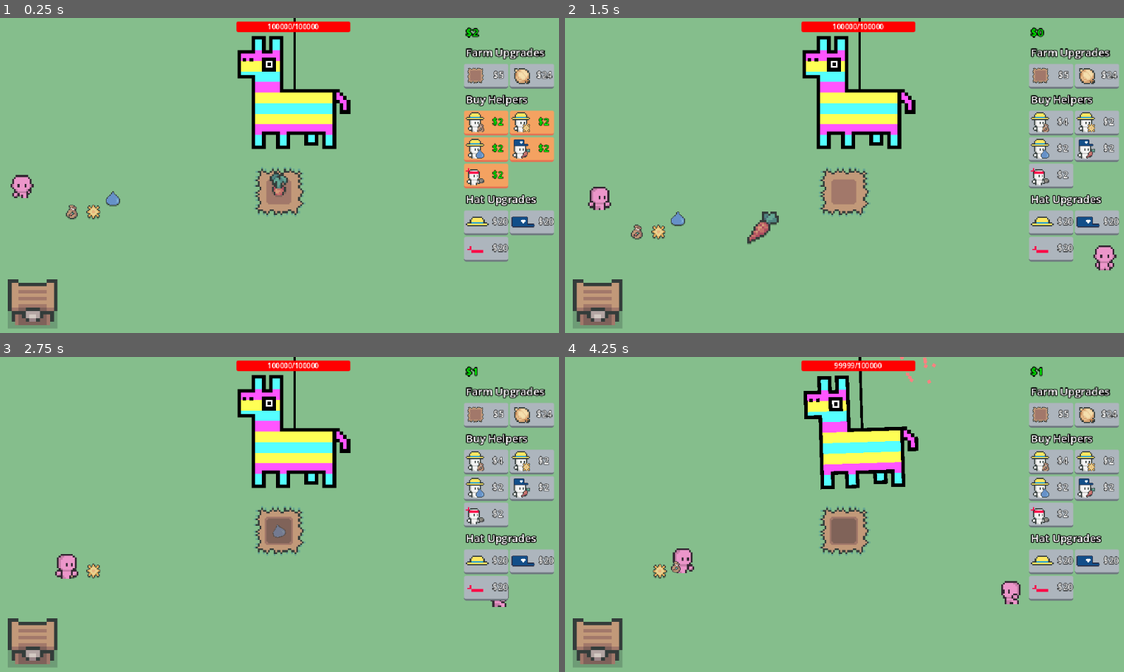
Above: before the commit, frames 1-4 (two rows, left to right).
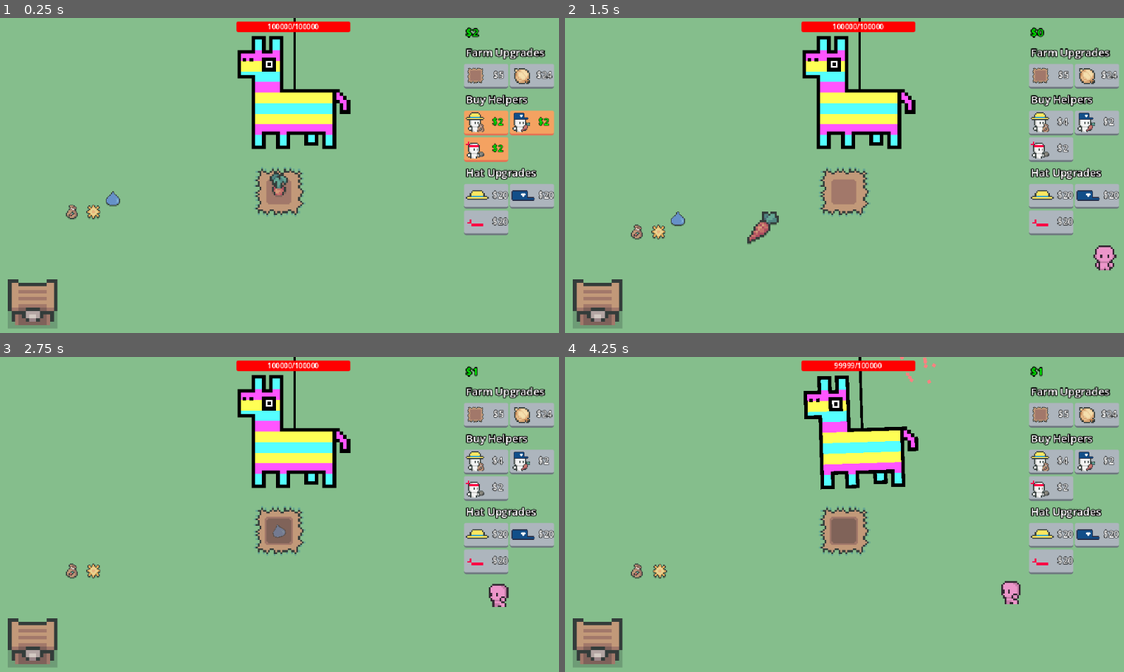
Above: after the commit, the same moments.

Repository: eric-marsh/farminata
Game: Godot game, scene res://scene/scene_switcher.tscn
The game is run twice, just before and just after one commit, with the same random seed, the same clock (stepped at 60 frames per second) and the same inputs. Sound files missing from this copy of the repository are replaced by a short silence.
Inputs (mouse positions are in pixels of both pictures, inside the frame that each line leads up to):
- Up to frame 1 (0.25 s): no input
- Up to frame 2 (1.5 s): click "$2" at 0.5 s; drag from (844, 191) to (598, 301) at 1.27 s
- Up to frame 3 (2.75 s): drag from (111, 558) to (279, 530) at 2.02 s
- Up to frame 4 (4.25 s): move the mouse to (660, 571) at 2.77 s; tap Mouse wheel down (SCROLL_DOWN) at 2.85 s; click (660, 571) at 2.92 s; drag from (827, 432) to (598, 640) at 3.52 s

The runs differ from the first frame. In frame 1, 4.3% of the frame differs, in the area x 1-100%, y 29-78%; in frame 2, 4.3%; in frame 3, 4.3%; in frame 4, 4.4%, in the area x 11-100%, y 29-78%.

Commit message:
cleanup old helper code

Diff:
--- a/scene/canvas_layer.tscn
+++ b/scene/canvas_layer.tscn
@@ -7,9 +7,7 @@
 [ext_resource type="Texture2D" uid="uid://mf5rpqaai70l" path="res://img/helper/delivery_hat.png" id="3_f60wf"]
 [ext_resource type="Texture2D" uid="uid://bjcruqivyg4ue" path="res://img/ui/buy_seed_icon.png" id="3_hpb7r"]
 [ext_resource type="Texture2D" uid="uid://bnividkmflxb2" path="res://img/ui/buy_plot_icon.png" id="3_i30vn"]
-[ext_resource type="Texture2D" uid="uid://x3cff68yuikn" path="res://img/ui/buy_sun_icon.png" id="4_i30vn"]
 [ext_resource type="Texture2D" uid="uid://b3av6rfxcn5ss" path="res://img/helper/attack_hat.png" id="4_vqic1"]
-[ext_resource type="Texture2D" uid="uid://bpnpoj5ugauew" path="res://img/ui/buy_water_icon.png" id="5_ngnek"]
 [ext_resource type="Texture2D" uid="uid://bja3s1pdx3jmv" path="res://img/ui/buy_delivery_icon.png" id="6_c7vqt"]
 [ext_resource type="Texture2D" uid="uid://but6iese2yrbb" path="res://img/ui/buy_attack_icon.png" id="7_5gad3"]
 
@@ -72,7 +70,7 @@
 [node name="HBoxContainer2" type="HBoxContainer" parent="MarginContainer/VBoxContainer"]
 layout_mode = 2
 
-[node name="AddSeedHelperButton" type="Button" parent="MarginContainer/VBoxContainer/HBoxContainer2"]
+[node name="AddFarmerHelper" type="Button" parent="MarginContainer/VBoxContainer/HBoxContainer2"]
 custom_minimum_size = Vector2(48, 24)
 layout_mode = 2
 theme = ExtResource("2_hpb7r")
@@ -81,27 +79,7 @@
 icon = ExtResource("3_hpb7r")
 expand_icon = true
 
-[node name="AddSunHelperButton" type="Button" parent="MarginContainer/VBoxContainer/HBoxContainer2"]
-custom_minimum_size = Vector2(48, 24)
-layout_mode = 2
-theme = ExtResource("2_hpb7r")
-text = "$10"
-icon = ExtResource("4_i30vn")
-expand_icon = true
-
-[node name="HBoxContainer3" type="HBoxContainer" parent="MarginContainer/VBoxContainer"]
-layout_mode = 2
-theme = ExtResource("2_hpb7r")
-
-[node name="AddWaterHelperButton" type="Button" parent="MarginContainer/VBoxContainer/HBoxContainer3"]
-custom_minimum_size = Vector2(48, 24)
-layout_mode = 2
-theme = ExtResource("2_hpb7r")
-text = "$10"
-icon = ExtResource("5_ngnek")
-expand_icon = true
-
-[node name="AddPluckHelperButton" type="Button" parent="MarginContainer/VBoxContainer/HBoxContainer3"]
+[node name="AddPluckHelperButton" type="Button" parent="MarginContainer/VBoxContainer/HBoxContainer2"]
 custom_minimum_size = Vector2(48, 24)
 layout_mode = 2
 theme = ExtResource("2_hpb7r")
@@ -109,11 +87,11 @@
 icon = ExtResource("6_c7vqt")
 expand_icon = true
 
-[node name="HBoxContainer4" type="HBoxContainer" parent="MarginContainer/VBoxContainer"]
+[node name="HBoxContainer3" type="HBoxContainer" parent="MarginContainer/VBoxContainer"]
 layout_mode = 2
 theme = ExtResource("2_hpb7r")
 
-[node name="AddAttackHelperButton" type="Button" parent="MarginContainer/VBoxContainer/HBoxContainer4"]
+[node name="AddAttackHelperButton" type="Button" parent="MarginContainer/VBoxContainer/HBoxContainer3"]
 custom_minimum_size = Vector2(48, 24)
 layout_mode = 2
 theme = ExtResource("2_hpb7r")
@@ -127,10 +105,10 @@
 theme_override_font_sizes/font_size = 12
 text = "Hat Upgrades"
 
-[node name="HBoxContainer5" type="HBoxContainer" parent="MarginContainer/VBoxContainer"]
+[node name="HBoxContainer4" type="HBoxContainer" parent="MarginContainer/VBoxContainer"]
 layout_mode = 2
 
-[node name="AddFarmerHatButton" type="Button" parent="MarginContainer/VBoxContainer/HBoxContainer5"]
+[node name="AddFarmerHatButton" type="Button" parent="MarginContainer/VBoxContainer/HBoxContainer4"]
 custom_minimum_size = Vector2(48, 24)
 layout_mode = 2
 theme = ExtResource("2_hpb7r")
@@ -138,7 +116,7 @@
 icon = ExtResource("2_oc3i3")
 expand_icon = true
 
-[node name="AddDeliveryHatButton" type="Button" parent="MarginContainer/VBoxContainer/HBoxContainer5"]
+[node name="AddDeliveryHatButton" type="Button" parent="MarginContainer/VBoxContainer/HBoxContainer4"]
 custom_minimum_size = Vector2(48, 24)
 layout_mode = 2
 theme = ExtResource("2_hpb7r")
@@ -146,10 +124,10 @@
 icon = ExtResource("3_f60wf")
 expand_icon = true
 
-[node name="HBoxContainer6" type="HBoxContainer" parent="MarginContainer/VBoxContainer"]
+[node name="HBoxContainer5" type="HBoxContainer" parent="MarginContainer/VBoxContainer"]
 layout_mode = 2
 
-[node name="AddAttackHatButton" type="Button" parent="MarginContainer/VBoxContainer/HBoxContainer6"]
+[node name="AddAttackHatButton" type="Button" parent="MarginContainer/VBoxContainer/HBoxContainer5"]
 custom_minimum_size = Vector2(48, 24)
 layout_mode = 2
 theme = ExtResource("2_hpb7r")
@@ -159,11 +137,9 @@
 
 [connection signal="pressed" from="MarginContainer/VBoxContainer/HBoxContainer/PlotButton" to="." method="_on_plot_button_pressed"]
 [connection signal="pressed" from="MarginContainer/VBoxContainer/HBoxContainer/OnionButton" to="." method="_on_onion_button_pressed"]
-[connection signal="pressed" from="MarginContainer/VBoxContainer/HBoxContainer2/AddSeedHelperButton" to="." method="_on_add_seed_helper_button_pressed"]
-[connection signal="pressed" from="MarginContainer/VBoxContainer/HBoxContainer2/AddSunHelperButton" to="." method="_on_add_sun_helper_button_pressed"]
-[connection signal="pressed" from="MarginContainer/VBoxContainer/HBoxContainer3/AddWaterHelperButton" to="." method="_on_add_water_helper_button_pressed"]
-[connection signal="pressed" from="MarginContainer/VBoxContainer/HBoxContainer3/AddPluckHelperButton" to="." method="_on_add_pluck_helper_button_pressed"]
-[connection signal="pressed" from="MarginContainer/VBoxContainer/HBoxContainer4/AddAttackHelperButton" to="." method="_on_add_attack_helper_button_pressed"]
-[connection signal="pressed" from="MarginContainer/VBoxContainer/HBoxContainer5/AddFarmerHatButton" to="." method="_on_farmer_hat_button_pressed"]
-[connection signal="pressed" from="MarginContainer/VBoxContainer/HBoxContainer5/AddDeliveryHatButton" to="." method="_on_delivery_hat_button_pressed"]
-[connection signal="pressed" from="MarginContainer/VBoxContainer/HBoxContainer6/AddAttackHatButton" to="." method="_on_attack_hat_button_pressed"]
+[connection signal="pressed" from="MarginContainer/VBoxContainer/HBoxContainer2/AddFarmerHelper" to="." method="_on_add_farmer_helper_pressed"]
+[connection signal="pressed" from="MarginContainer/VBoxContainer/HBoxContainer2/AddPluckHelperButton" to="." method="_on_add_pluck_helper_button_pressed"]
+[connection signal="pressed" from="MarginContainer/VBoxContainer/HBoxContainer3/AddAttackHelperButton" to="." method="_on_add_attack_helper_button_pressed"]
+[connection signal="pressed" from="MarginContainer/VBoxContainer/HBoxContainer4/AddFarmerHatButton" to="." method="_on_farmer_hat_button_pressed"]
+[connection signal="pressed" from="MarginContainer/VBoxContainer/HBoxContainer4/AddDeliveryHatButton" to="." method="_on_delivery_hat_button_pressed"]
+[connection signal="pressed" from="MarginContainer/VBoxContainer/HBoxContainer5/AddAttackHatButton" to="." method="_on_attack_hat_button_pressed"]
--- a/scene/main.tscn
+++ b/scene/main.tscn
@@ -9,7 +9,6 @@
 [ext_resource type="Script" uid="uid://btvo711v3d32a" path="res://scene/drops_manager.gd" id="6_k65ib"]
 [ext_resource type="Script" uid="uid://b8iivuocvbyjt" path="res://script/helpers_container.gd" id="6_of57s"]
 [ext_resource type="PackedScene" uid="uid://xiwavl2b1sw0" path="res://scene/droppable.tscn" id="7_wscrc"]
-[ext_resource type="PackedScene" uid="uid://c82wwcd2kv076" path="res://scene/helper/helper.tscn" id="8_k65ib"]
 [ext_resource type="PackedScene" uid="uid://pcjs3l3ltyss" path="res://scene/sell_chest.tscn" id="8_of57s"]
 [ext_resource type="PackedScene" uid="uid://c0isrep8hx4u6" path="res://scene/piniata.tscn" id="10_tqoya"]
 
@@ -51,9 +50,6 @@
 [node name="Helpers" type="Node2D" parent="."]
 script = ExtResource("6_of57s")
 
-[node name="Helper" parent="Helpers" instance=ExtResource("8_k65ib")]
-position = Vector2(29, 190)
-
 [node name="CanvasLayer" parent="." instance=ExtResource("5_0ha60")]
 
 [node name="Animations" type="Node2D" parent="."]
--- a/script/canvas_layer.gd
+++ b/script/canvas_layer.gd
@@ -4,16 +4,14 @@
 @onready var plot_button = $MarginContainer/VBoxContainer/HBoxContainer/PlotButton
 @onready var onion_button = $MarginContainer/VBoxContainer/HBoxContainer/OnionButton
 
-@onready var add_seed_helper_button = $MarginContainer/VBoxContainer/HBoxContainer2/AddSeedHelperButton
-@onready var add_sun_helper_button = $MarginContainer/VBoxContainer/HBoxContainer2/AddSunHelperButton
-@onready var add_water_helper_button = $MarginContainer/VBoxContainer/HBoxContainer3/AddWaterHelperButton
-@onready var add_pluck_helper_button = $MarginContainer/VBoxContainer/HBoxContainer3/AddPluckHelperButton
-@onready var add_attack_helper_button = $MarginContainer/VBoxContainer/HBoxContainer4/AddAttackHelperButton
+@onready var add_farmer_helper: Button = $MarginContainer/VBoxContainer/HBoxContainer2/AddFarmerHelper
+@onready var add_pluck_helper_button: Button = $MarginContainer/VBoxContainer/HBoxContainer2/AddPluckHelperButton
+@onready var add_attack_helper_button: Button = $MarginContainer/VBoxContainer/HBoxContainer3/AddAttackHelperButton
 
+@onready var add_farmer_hat_button: Button = $MarginContainer/VBoxContainer/HBoxContainer4/AddFarmerHatButton
+@onready var add_delivery_hat_button: Button = $MarginContainer/VBoxContainer/HBoxContainer4/AddDeliveryHatButton
+@onready var add_attack_hat_button: Button = $MarginContainer/VBoxContainer/HBoxContainer5/AddAttackHatButton
 
-@onready var add_farmer_hat_button = $MarginContainer/VBoxContainer/HBoxContainer5/AddFarmerHatButton
-@onready var add_delivery_hat_button = $MarginContainer/VBoxContainer/HBoxContainer5/AddDeliveryHatButton
-@onready var add_attack_hat_button = $MarginContainer/VBoxContainer/HBoxContainer6/AddAttackHatButton
 
 @onready var money_label = $MarginContainer/VBoxContainer/MoneyLabel
 
@@ -33,16 +31,10 @@
 
 	money_label.text = "$" + str(money)
 
-
-
-
-
 	var helper_data = [
-		{ "type": Enum.Upgrade_Type.AddSeedHelper, "node": add_seed_helper_button, "count": State.num_seed_helpers, "icon": "🌱" },
-		{ "type": Enum.Upgrade_Type.AddSunHelper, "node": add_sun_helper_button, "count": State.num_sun_helpers, "icon": "☀️" },
-		{ "type": Enum.Upgrade_Type.AddWaterHelper, "node": add_water_helper_button, "count": State.num_water_helpers, "icon": "💧" },
-		{ "type": Enum.Upgrade_Type.AddPluckHelper, "node": add_pluck_helper_button, "count": State.num_pluck_helpers, "icon": "🥕" },
-		{ "type": Enum.Upgrade_Type.AddAttackHelper, "node": add_attack_helper_button, "count": State.num_attack_helpers, "icon": "🔫" },
+		{ "type": Enum.Upgrade_Type.AddFarmerHelper, "node": add_farmer_helper, "count": State.num_farmer_helpers },
+		{ "type": Enum.Upgrade_Type.AddPluckHelper, "node": add_pluck_helper_button, "count": State.num_pluck_helpers },
+		{ "type": Enum.Upgrade_Type.AddAttackHelper, "node": add_attack_helper_button, "count": State.num_attack_helpers },
 	]
 
 	for data in helper_data:
@@ -104,17 +96,8 @@
 	Globals.HelpersContainerNode.add_helper(helper_type)
 	update_money_counter()
 
-
-func _on_add_seed_helper_button_pressed() -> void:
-	add_helper_button_pressed(Enum.Upgrade_Type.AddSeedHelper, Enum.Helper_Type.Seed)
-
-
-func _on_add_sun_helper_button_pressed() -> void:
-	add_helper_button_pressed(Enum.Upgrade_Type.AddSunHelper, Enum.Helper_Type.Sun)
-
-
-func _on_add_water_helper_button_pressed() -> void:
-	add_helper_button_pressed(Enum.Upgrade_Type.AddWaterHelper, Enum.Helper_Type.Water)
+func _on_add_farmer_helper_pressed() -> void:
+	add_helper_button_pressed(Enum.Upgrade_Type.AddFarmerHelper, Enum.Helper_Type.Farmer)
 
 func _on_add_pluck_helper_button_pressed() -> void:
 	add_helper_button_pressed(Enum.Upgrade_Type.AddPluckHelper, Enum.Helper_Type.Pluck)
--- a/script/enum.gd
+++ b/script/enum.gd
@@ -8,12 +8,12 @@
 
 enum Slot_Pos {Left, Middle, Right}
 
-enum Upgrade_Type { AddPlot, UnlockOnion, AddSeedHelper,
-AddSunHelper, AddWaterHelper, AddPluckHelper, AddAttackHelper,
+enum Upgrade_Type { AddPlot, UnlockOnion, AddFarmerHelper,
+AddPluckHelper, AddAttackHelper,
 AddHat
  }
 
 enum Dir { Left, Right, Up, Down}
 enum Helper_State { Idle, Wander, Get_Item, Deliver_Item, Pluck_Crop, Attack }
 
-enum Helper_Type { Seed, Water, Sun, Pluck, Attack }
+enum Helper_Type { Farmer, Pluck, Attack }
--- a/script/helper/helper.gd
+++ b/script/helper/helper.gd
@@ -3,7 +3,7 @@
 
 @export var id: int = 0
 @export var id_of_type: int = 0
-@export var helper_type: Enum.Helper_Type = Enum.Helper_Type.Seed
+@export var helper_type: Enum.Helper_Type = Enum.Helper_Type.Farmer
 @onready var anim = $AnimatedSprite2D
 
 var target_droppable: droppable = null
@@ -217,7 +217,7 @@
 		return null
 	var d: droppable = null
 	match(helper_type):
-		Enum.Helper_Type.Seed, Enum.Helper_Type.Water, Enum.Helper_Type.Sun:
+		Enum.Helper_Type.Farmer:
 			if !is_holding_drop_type(Enum.Drop_Type.Carrot_Seed):
 				d = Globals.DropsNode.get_droppable_of_type(Enum.Drop_Type.Carrot_Seed) #TODO: onion Seed
 				if d:
--- a/script/helpers_container.gd
+++ b/script/helpers_container.gd
@@ -5,12 +5,8 @@
 const ATTACK_HELPER = preload("res://scene/helper/attack_helper.tscn")
 
 func _ready() -> void:
-	for i in range(State.num_seed_helpers):
-		add_helper(Enum.Helper_Type.Seed)
-	for i in range(State.num_sun_helpers):
-		add_helper(Enum.Helper_Type.Sun)
-	for i in range(State.num_water_helpers):
-		add_helper(Enum.Helper_Type.Water)
+	for i in range(State.num_farmer_helpers):
+		add_helper(Enum.Helper_Type.Farmer)
 	for i in range(State.num_pluck_helpers):
 		add_helper(Enum.Helper_Type.Pluck)
 	for i in range(State.num_attack_helpers):
@@ -31,12 +27,8 @@
 	h.id_of_type = Util.get_total_helpers_of_type(helper_type)
 	add_child(h)
 	match(helper_type):
-		Enum.Helper_Type.Seed:
-			State.num_seed_helpers += 1
-		Enum.Helper_Type.Sun:
-			State.num_sun_helpers += 1
-		Enum.Helper_Type.Water:
-			State.num_water_helpers += 1
+		Enum.Helper_Type.Farmer:
+			State.num_farmer_helpers += 1
 		Enum.Helper_Type.Pluck:
 			State.num_pluck_helpers += 1
 		Enum.Helper_Type.Attack:
@@ -54,7 +46,7 @@
 			continue
 		match(hat):
 			Enum.Drop_Type.Farm_Hat:
-				if c.helper_type == Enum.Helper_Type.Seed or c.helper_type == Enum.Helper_Type.Water or c.helper_type == Enum.Helper_Type.Sun:
+				if c.helper_type == Enum.Helper_Type.Farmer:
 					return c
 			Enum.Drop_Type.Delivery_Hat:
 				if c.helper_type == Enum.Helper_Type.Pluck:
--- a/script/prices.gd
+++ b/script/prices.gd
@@ -13,12 +13,8 @@
 	match type:
 		Enum.Upgrade_Type.AddPlot:
 			return State.num_plots * State.num_plots + 4
-		Enum.Upgrade_Type.AddSeedHelper:
-			return max(2, State.num_seed_helpers * State.num_seed_helpers * 4)
-		Enum.Upgrade_Type.AddWaterHelper:
-			return max(2, State.num_water_helpers * State.num_water_helpers * 4)
-		Enum.Upgrade_Type.AddSunHelper:
-			return max(2, State.num_sun_helpers * State.num_sun_helpers * 4)
+		Enum.Upgrade_Type.AddFarmerHelper:
+			return max(2, State.num_farmer_helpers * State.num_farmer_helpers * 4)
 		Enum.Upgrade_Type.AddPluckHelper:
 			return max(2, State.num_pluck_helpers * State.num_pluck_helpers * 4)
 		Enum.Upgrade_Type.AddAttackHelper:
--- a/script/state.gd
+++ b/script/state.gd
@@ -4,9 +4,7 @@
 
 var num_plots:int = 1
 
-var num_seed_helpers:int = 0
-var num_sun_helpers:int = 0
-var num_water_helpers:int = 0
+var num_farmer_helpers:int = 0
 var num_pluck_helpers:int = 0
 var num_attack_helpers:int = 0
 
--- a/script/util.gd
+++ b/script/util.gd
@@ -59,12 +59,8 @@
 
 func get_helper_type_string(type: Enum.Helper_Type) -> String:
 	match(type):
-		Enum.Helper_Type.Seed:
-			return "Seed"
-		Enum.Helper_Type.Water:
-			return "Water"
-		Enum.Helper_Type.Sun:
-			return "Sun"
+		Enum.Helper_Type.Farmer:
+			return "Farmer"
 		Enum.Helper_Type.Pluck:
 			return "Pluck"
 		Enum.Helper_Type.Attack:
@@ -93,12 +89,8 @@
 # https://coolors.co/palette/ff595e-ffca3a-8ac926-1982c4-6a4c93
 func get_color_from_helper_type(type: Enum.Helper_Type) -> Color:
 	match(type):
-		Enum.Helper_Type.Seed:
+		Enum.Helper_Type.Farmer:
 			return Color.html("#f15bb5")
-		Enum.Helper_Type.Sun:
-			return Color.html("#fee440")
-		Enum.Helper_Type.Water:
-			return Color.html("#00bbf9")
 		Enum.Helper_Type.Pluck:
 			return Color.html("#9b5de5")
 		Enum.Helper_Type.Attack:
@@ -110,12 +102,8 @@
 
 func get_total_helpers_of_type(helper_type: Enum.Helper_Type) -> int:
 	match(helper_type):
-		Enum.Helper_Type.Seed:
-			return State.num_seed_helpers
-		Enum.Helper_Type.Sun:
-			return State.num_sun_helpers
-		Enum.Helper_Type.Water:
-			return State.num_water_helpers
+		Enum.Helper_Type.Farmer:
+			return State.num_farmer_helpers
 		Enum.Helper_Type.Pluck:
 			return State.num_pluck_helpers
 		Enum.Helper_Type.Attack:
@@ -124,8 +112,4 @@
 			return 0
 
 func get_total_helpers() -> int:
-	return State.num_seed_helpers +\
-		State.num_sun_helpers +\
-		State.num_water_helpers +\
-		State.num_pluck_helpers +\
-		State.num_attack_helpers
+	return State.num_farmer_helpers + State.num_pluck_helpers + State.num_attack_helpers
Not shown: 1 places in scene/canvas_layer.tscn that only renumber resources
Not shown: 1 places in scene/main.tscn that only renumber resources
